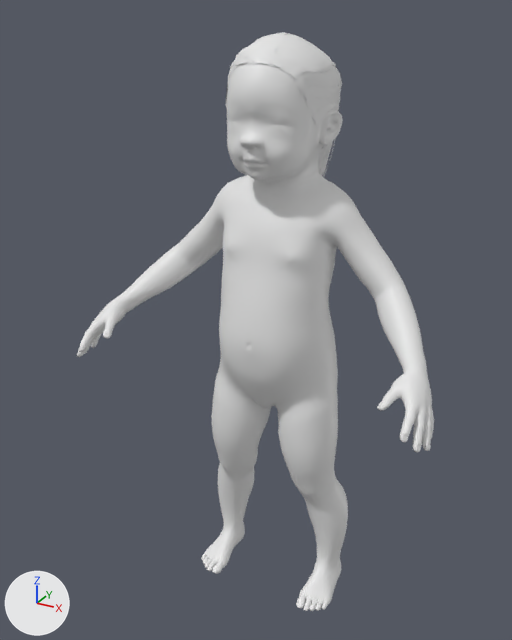
Before and after pictures for a commit that changed the glTF model layout/assets/bodies/toddler.glb.
One viewpoint serves both versions: a camera (50 mm lens) standing at (0.417, -0.841, 0.852) and looking at (-0.032, -0.025, 0.444). The axes (+X, +Y, +Z) are drawn at lower left. The lights are the same throughout. The picture after the commit comes second. Vertices at exactly the same position are counted once.

Objects in the first picture: 'body', 'hair_kidbob'.
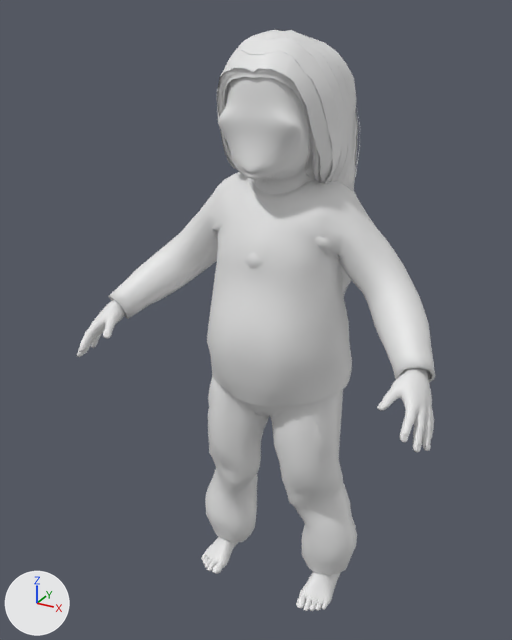
Location of each change, [x1, y1, x2, y2] in pixels of the pictures (512 x 640 px; the box of a moved part takes in the faces that stretch with it):
'body', reshaped: before [77, 64, 434, 611]; after [77, 77, 434, 611]
'garment_long', added: after [109, 172, 435, 575]
'hair_kidbob', reshaped (22% wider, 83% taller): before [225, 32, 342, 176]; after [217, 29, 360, 294]
'garment_short', added (mostly hidden): after [208, 198, 341, 503]
part 1 of me_base, moved or reshaped: before [227, 64, 311, 181]; after [218, 77, 309, 181]
part 2 of me_ponytail01, deleted (mostly hidden): before [318, 138, 336, 176]
part 3 of me_ponytail01, moved or reshaped: before [225, 32, 342, 174]; after [217, 29, 360, 294]

Patch to the scene script:
```diff
--- a/layout/assets/bodies/toddler.glb.py
+++ b/layout/assets/bodies/toddler.glb.py
@@ me_base @@
 # used by ob_body; location = (0.0, 0.0, 0.0)
-me_base.from_pydata(...)  # 13240 vertices, 26476 faces; spans x -0.261..0.261, y -0.172..0.063, z 0.0..0.82
+me_base.from_pydata(...)  # 12430 vertices, 24856 faces; spans x -0.261..0.261, y -0.172..0.063, z 0.0..0.82
+# me_base part 1: 813 vertices moved from x -0.055..0.055, y -0.097..-0.053, z 0.653..0.799 to x -0.057..0.057, y -0.093..-0.052, z 0.656..0.8; 1876 vertices removed from x -0.039..0.039, y -0.104..-0.012, z 0.659..0.735; 1066 vertices added at x -0.053..0.053, y -0.097..-0.07, z 0.662..0.733
@@ me_ponytail01 @@
 # used by ob_hair_kidbob; location = (0.0, 0.0, 0.0)
-me_ponytail01.from_pydata(...)  # 3678 vertices, 5344 faces; spans x -0.067..0.066, y -0.084..0.128, z 0.579..0.826
+me_ponytail01.from_pydata(...)  # 3238 vertices, 4108 faces; spans x -0.086..0.085, y -0.093..0.082, z 0.38..0.829
+# me_ponytail01 part 2: the loose piece of 1704 vertices spanning x -0.03..0.027, y 0.055..0.125, z 0.588..0.785 is deleted
+# me_ponytail01 part 3: 1926 vertices removed from x -0.066..0.066, y -0.084..0.128, z 0.579..0.826; 3238 vertices added at x -0.086..0.085, y -0.093..0.082, z 0.38..0.829
+# other edits to the shape of me_ponytail01 do not show in these pictures
@@ me_female_casualsuit01 @@
+me_female_casualsuit01.from_pydata(...)  # 2197 vertices, 4236 faces; spans x -0.131..0.129, y -0.111..0.056, z 0.037..0.648
@@ me_male_casualsuit02 @@
+me_male_casualsuit02.from_pydata(...)  # 2136 vertices, 4120 faces; spans x -0.244..0.244, y -0.118..0.073, z 0.032..0.654
@@ ob_garment_short @@
+ob_garment_short = bpy.data.objects.new('garment_short', me_female_casualsuit01)
+ob_garment_short.location = (0.0, 0.0, 0.0)
@@ ob_garment_long @@
+ob_garment_long = bpy.data.objects.new('garment_long', me_male_casualsuit02)
+ob_garment_long.location = (0.0, 0.0, 0.0)
```
